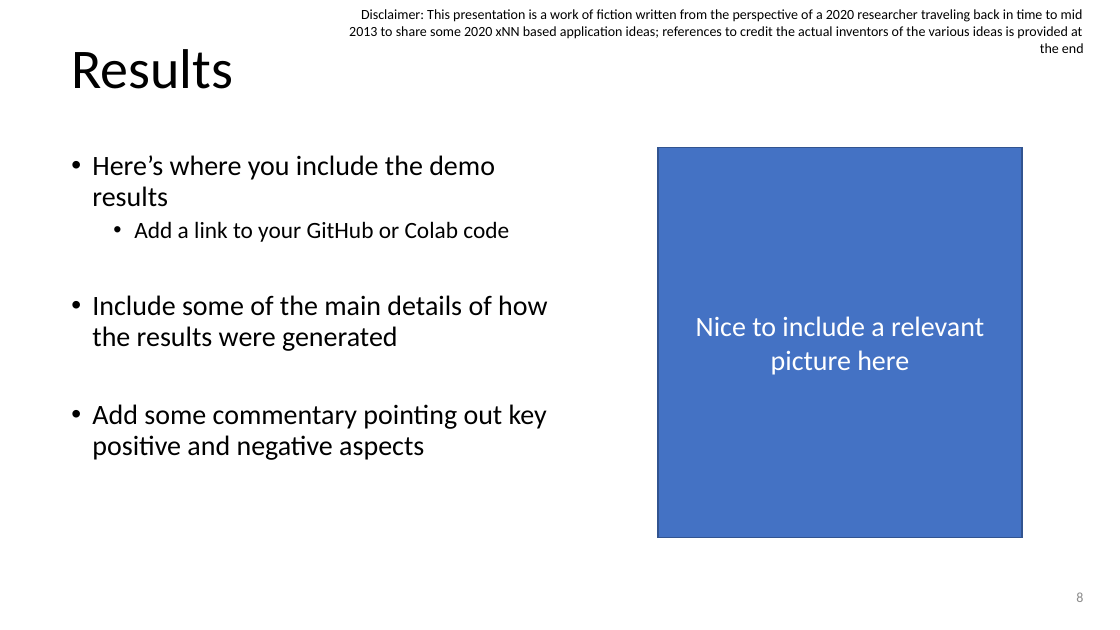
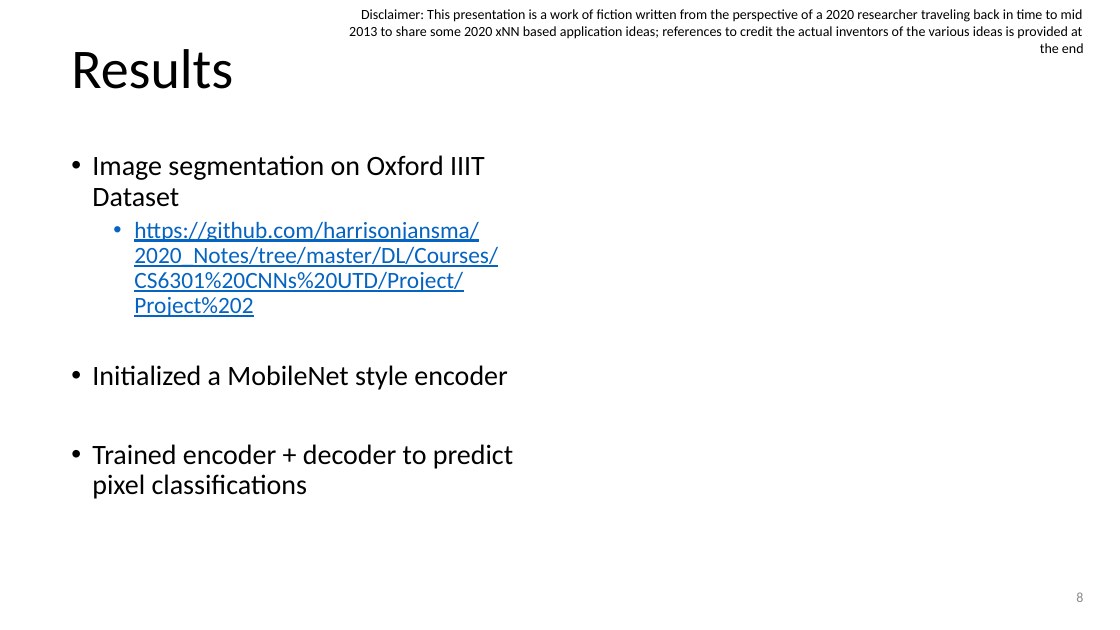
Before and after one commit to harrisonjansma/2020_Notes, a slide deck: slide 8 of DL/Courses/CS6301 CNNs UTD/Project/Project 2/UHairNet_Presentation.pptx. Drawn at 1120x630 pixels with LibreOffice and Linux fonts; fonts in the diff are those of the drawing. Boxes give left, top, right and bottom in pixels: in the first picture for what was removed or moved away, otherwise in the second. Text is boxed around its words. In the diff, an @@ line names an element or a change of style, - is before the commit and + after.

```diff
--- a/DL/Courses/CS6301 CNNs UTD/Project/Project 2/UHairNet_Presentation.pptx
+++ b/DL/Courses/CS6301 CNNs UTD/Project/Project 2/UHairNet_Presentation.pptx
@@ rectangle removed at (658, 148, 1022, 538) @@
-Nice to include a relevant picture here
@@ text at (92, 155, 513, 499): text changed @@
-• Here’s where you include the demo results
-  • Add a link to your GitHub or Colab code
-• Include some of the main details of how the results were generated
-• Add some commentary pointing out key positive and negative aspects
+• Image segmentation on Oxford IIIT Dataset
+  • https://github.com/harrisonjansma/2020_Notes/tree/master/DL/Courses/CS6301%20CNNs%20UTD/Project/Project%202
+• Initialized a MobileNet style encoder
+• Trained encoder + decoder to predict pixel classifications
```
Also in this commit, not shown: 1 other file.
